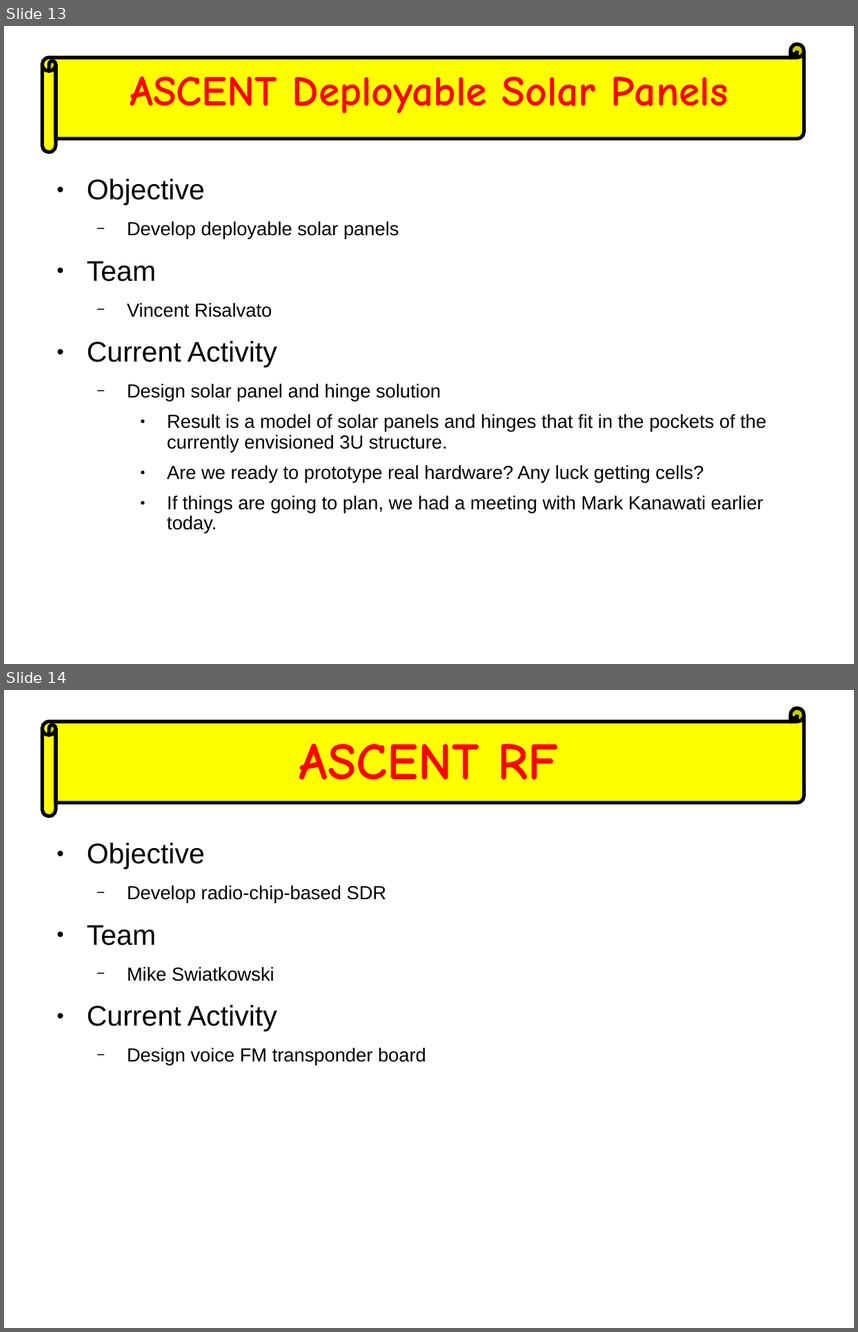
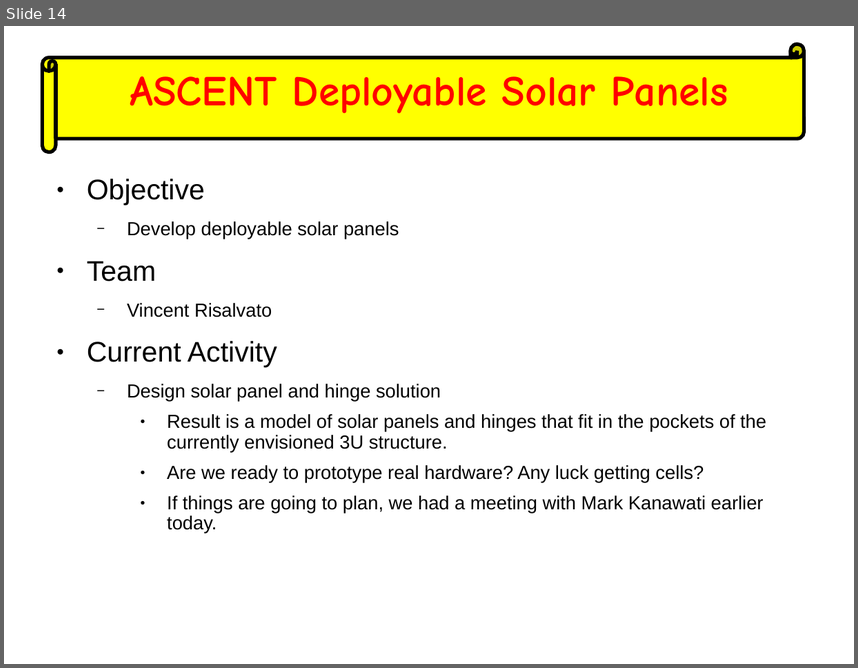
Before and after one commit to AMSAT-NA/fox-plus, a slide deck: weekly_engineering_meetings/2023-03-22/ASCENT-FOX+ Slide.odp. Shown one above the other, each under a label of ours: slides 13 and 14 before the commit, slide 14 after it. The pictures are 858x1332 and 858x668 pixels, drawn with LibreOffice and Linux fonts; fonts in the diff are those of the drawing. Boxes give left, top, right and bottom in pixels: in the first picture for what was removed or moved away, otherwise in the second. Text is boxed around its words. In the diff, an @@ line names an element or a change of style, - is before the commit and + after.

```diff
--- a/weekly_engineering_meetings/2023-03-22/ASCENT-FOX+ Slide.odp
+++ b/weekly_engineering_meetings/2023-03-22/ASCENT-FOX+ Slide.odp
@@ slide 14 removed at [4, 690, 854, 1328], background #FFFFFF @@
@@ horizontal scroll removed at [42, 708, 804, 816] @@
@@ text removed at [299, 743, 559, 780] @@
-ASCENT RF
@@ text removed at [87, 842, 426, 1065] @@
-● Objective
-  − Develop radio-chip-based SDR
-● Team
-  − Mike Swiatkowski
-● Current Activity
-  − Design voice FM transponder board
@@ what was slide 13 is now slide 14 @@
```
Also in this commit, not shown: 5 slides changed, 2 slides added, 1 other slide removed, 3 other files.
